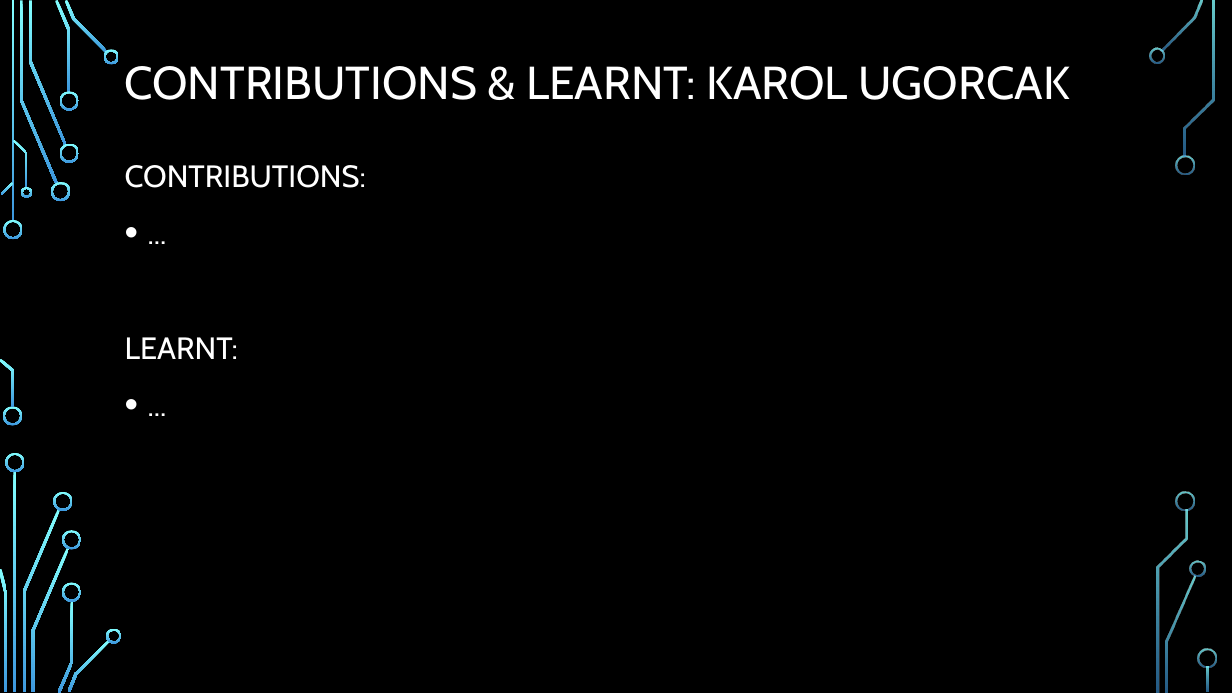
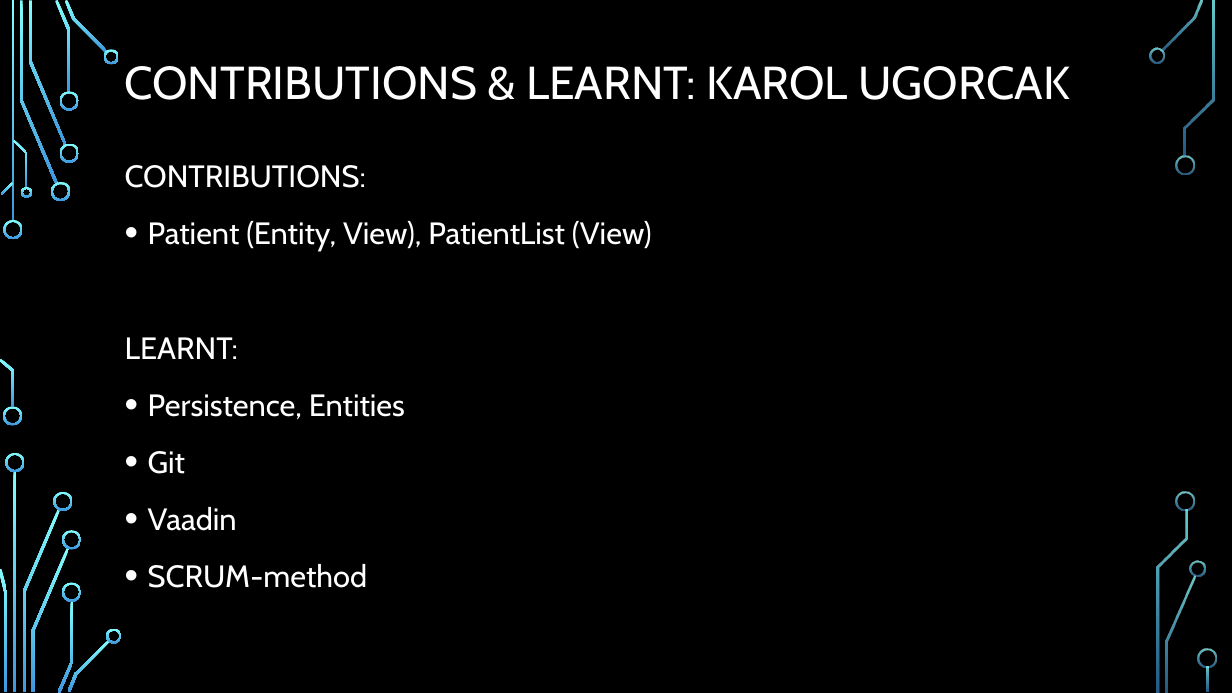
Before and after one commit to BurningBadger/ch.bfh.bti7081.s2016.blue, a slide deck: slide 5 of doc/task14/final_presentation.pptx. Drawn at 1232x693 pixels with LibreOffice and Linux fonts; fonts in the diff are those of the drawing; background and template pictures are left out. Boxes give left, top, right and bottom in pixels: in the first picture for what was removed or moved away, otherwise in the second. Text is boxed around its words. In the diff, an @@ line names an element or a change of style, - is before the commit and + after.

Commit message:
updated

```diff
--- a/doc/task14/final_presentation.pptx
+++ b/doc/task14/final_presentation.pptx
@@ text at (148,221,652,251): text changed @@
-• ...
+• Patient (Entity, View), PatientList (View)
@@ text at (148,394,405,588): text changed @@
-• ...
+• Persistence, Entities
+• Git
+• Vaadin
+• SCRUM-method
```
Also in this commit, not shown: 3 other slides changed, 1 slide removed.
